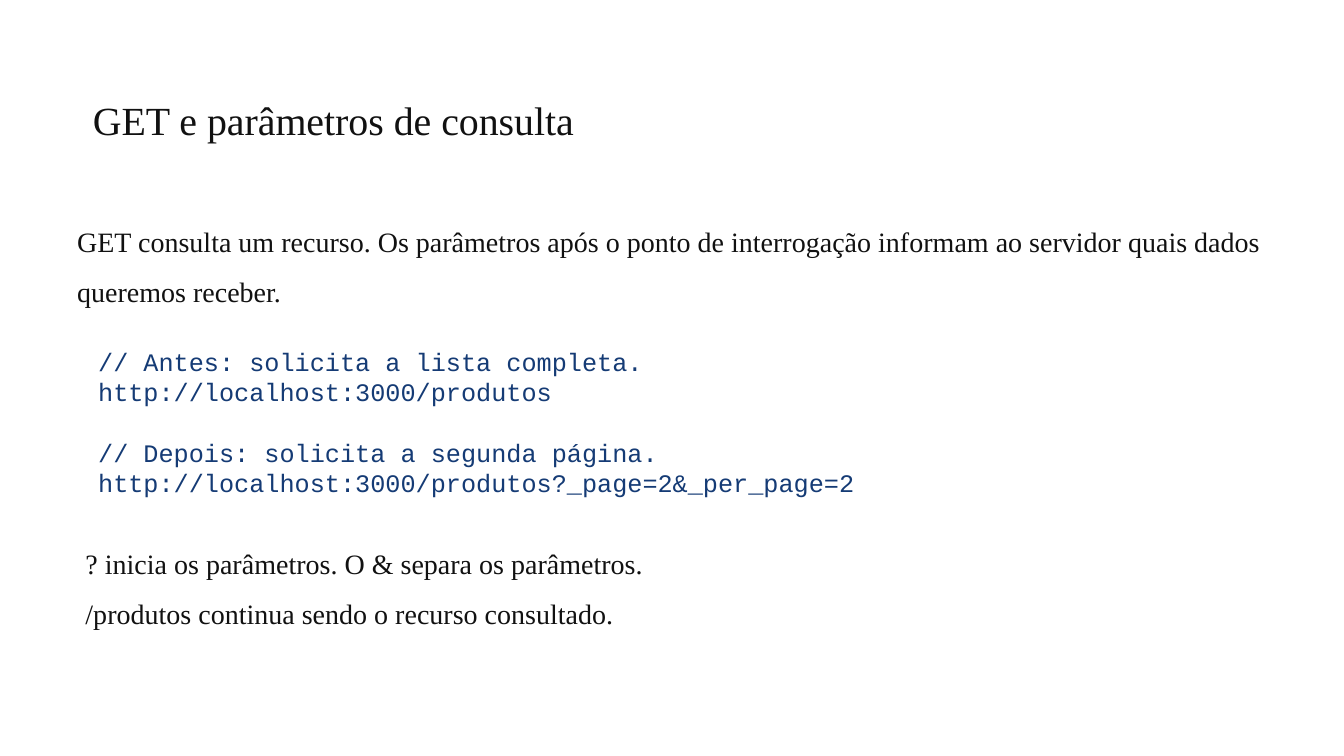
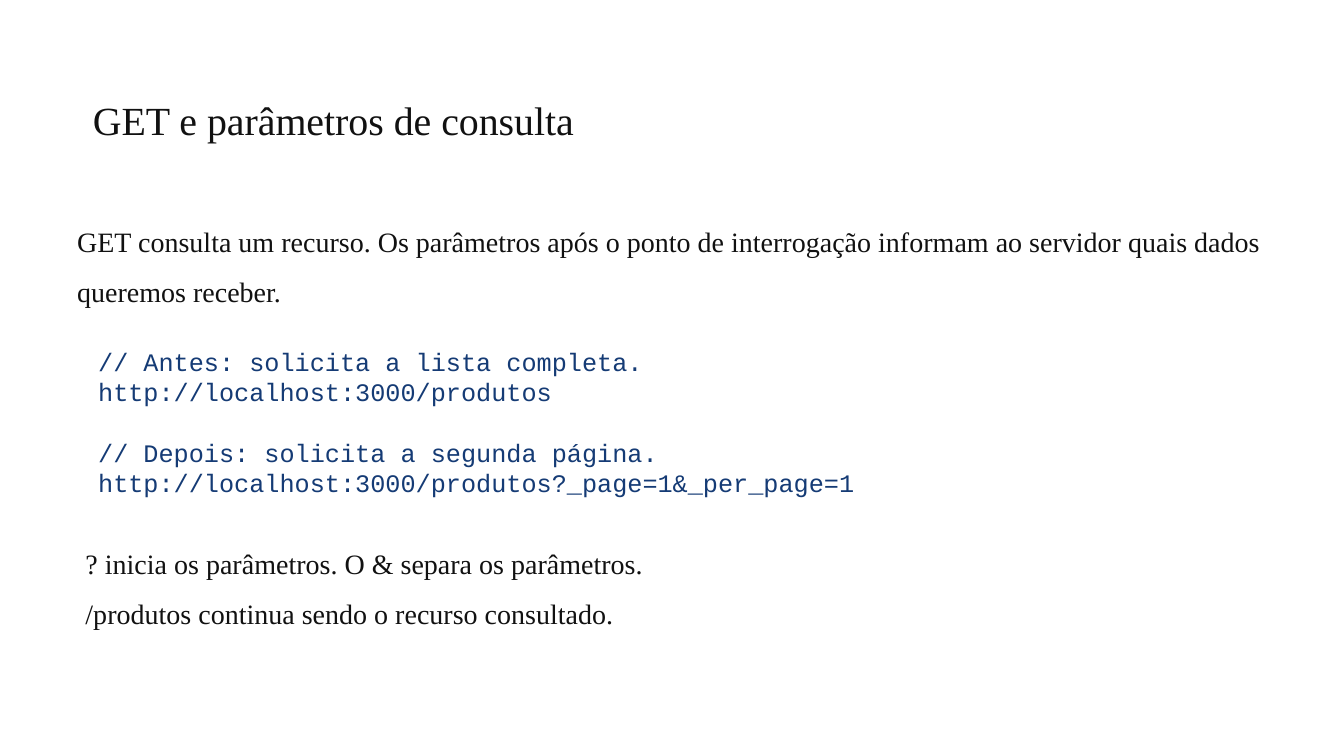
Before and after one commit to PedroMiho/UMC, a slide deck: slide 4 of sistemas-informacao/programacao-internet/modulo-02-javascript/Aula03-Implementado o CRUD/GET-Paginacao/Aula_Paginacao.pptx. Drawn at 1344x756 pixels with LibreOffice and Linux fonts; fonts in the diff are those of the drawing; background and template pictures are left out. Boxes give left, top, right and bottom in pixels: in the first picture for what was removed or moved away, otherwise in the second. Text is boxed around its words. In the diff, an @@ line names an element or a change of style, - is before the commit and + after.

```diff
--- a/sistemas-informacao/programacao-internet/modulo-02-javascript/Aula03-Implementado o CRUD/GET-Paginacao/Aula_Paginacao.pptx
+++ b/sistemas-informacao/programacao-internet/modulo-02-javascript/Aula03-Implementado o CRUD/GET-Paginacao/Aula_Paginacao.pptx
@@ text at <box>98,473,854,498</box>: text changed @@
-http://localhost:3000/produtos?_page=2&_per_page=2
+http://localhost:3000/produtos?_page=1&_per_page=1
```
Also in this commit, not shown: 8 other files.
